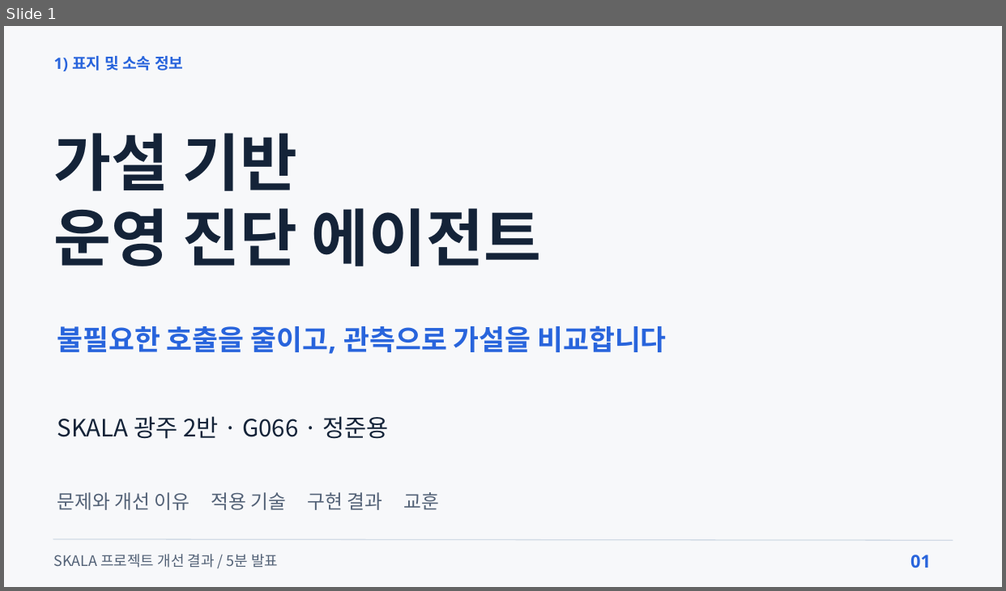
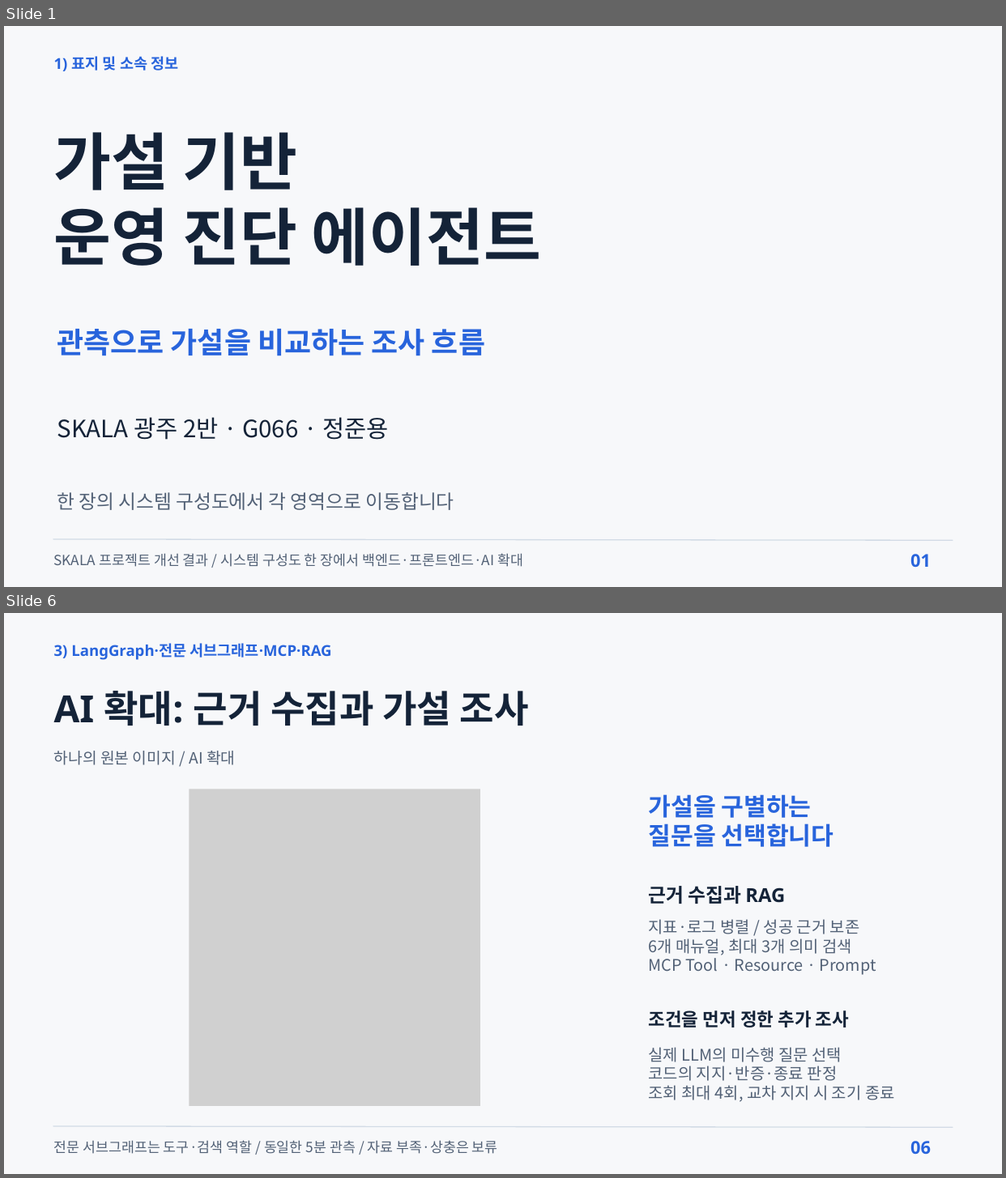
Before and after one commit to beshurl/skala-ai-mini-project, a slide deck: doc/presentation/운영진단_에이전트_5분발표.pptx. Shown one above the other, each under a label of ours: slide 1 before the commit, slides 1 and 6 after it; the slides between them are not shown. The pictures are 1006x591 and 1006x1178 pixels, drawn with LibreOffice and Linux fonts; fonts in the diff are those of the drawing; grey boxes stand for pictures. Boxes give left, top, right and bottom in pixels: in the first picture for what was removed or moved away, otherwise in the second. Text is boxed around its words. In the diff, an @@ line names an element or a change of style, - is before the commit and + after.

```diff
--- a/doc/presentation/운영진단_에이전트_5분발표.pptx
+++ b/doc/presentation/운영진단_에이전트_5분발표.pptx
@@ slide 6 added at (4,613,1002,1174), background #F7F8FA @@
@@ text added at (54,643,331,660), 21.8 pt, text #2864DC, bold @@
+3) LangGraph·전문 서브그래프·MCP·RAG
@@ text added at (54,691,529,726), 54 pt, text #142338, bold @@
+AI 확대: 근거 수집과 가설 조사
@@ text added at (54,751,235,765), 22.5 pt, text #526176 @@
+하나의 원본 이미지 / AI 확대
@@ picture added at (189,789,480,1106) @@
@@ text added at (649,794,834,847), 35.2 pt, text #2864DC, bold @@
+가설을 구별하는
+질문을 선택합니다
@@ text added at (649,886,785,904), 27.8 pt, text #142338, bold @@
+근거 수집과 RAG
@@ text added at (649,919,876,975), 23.2 pt, text #526176 @@
+지표·로그 병렬 / 성공 근거 보존
+6개 매뉴얼, 최대 3개 의미 검색
+MCP Tool · Resource · Prompt
@@ text added at (649,1011,849,1028), 26.2 pt, text #142338, bold @@
+조건을 먼저 정한 추가 조사
@@ text added at (649,1047,895,1102), 23.2 pt, text #526176 @@
+실제 LLM의 미수행 질문 선택
+코드의 지지·반증·종료 판정
+조회 최대 4회, 교차 지지 시 조기 종료
@@ line added from (53, 1127) to (953, 1127), #D2DBE6 1.5 pt @@
@@ text added at (54,1140,498,1154), 20.2 pt, text #526176 @@
+전문 서브그래프는 도구·검색 역할 / 동일한 5분 관측 / 자료 부족·상충은 보류
@@ text added at (910,1141,931,1154), 25.5 pt, text #2864DC, bold @@
+06
@@ slide 1 changed as well @@
@@ text "1) 표지 및 소속 정보" at (54,56,178,71): size 22.5 to 21.8 pt; line spacing 27pt to 26.1pt @@
@@ text at (57,329,485,356): text changed; size 40.5 to 42 pt @@
-불필요한 호출을 줄이고, 관측으로 가설을 비교합니다
+관측으로 가설을 비교하는 조사 흐름
@@ text at (57,493,454,510): text changed @@
-문제와 개선 이유 적용 기술 구현 결과 교훈
+한 장의 시스템 구성도에서 각 영역으로 이동합니다
@@ text at (54,553,523,567): text changed; size 21 to 20.2 pt @@
-SKALA 프로젝트 개선 결과 / 5분 발표
+SKALA 프로젝트 개선 결과 / 시스템 구성도 한 장에서 백엔드·프론트엔드·AI 확대
```
Also in this commit, not shown: 4 other slides changed, 3 other slides added, 3 slides removed, 7 other files.
